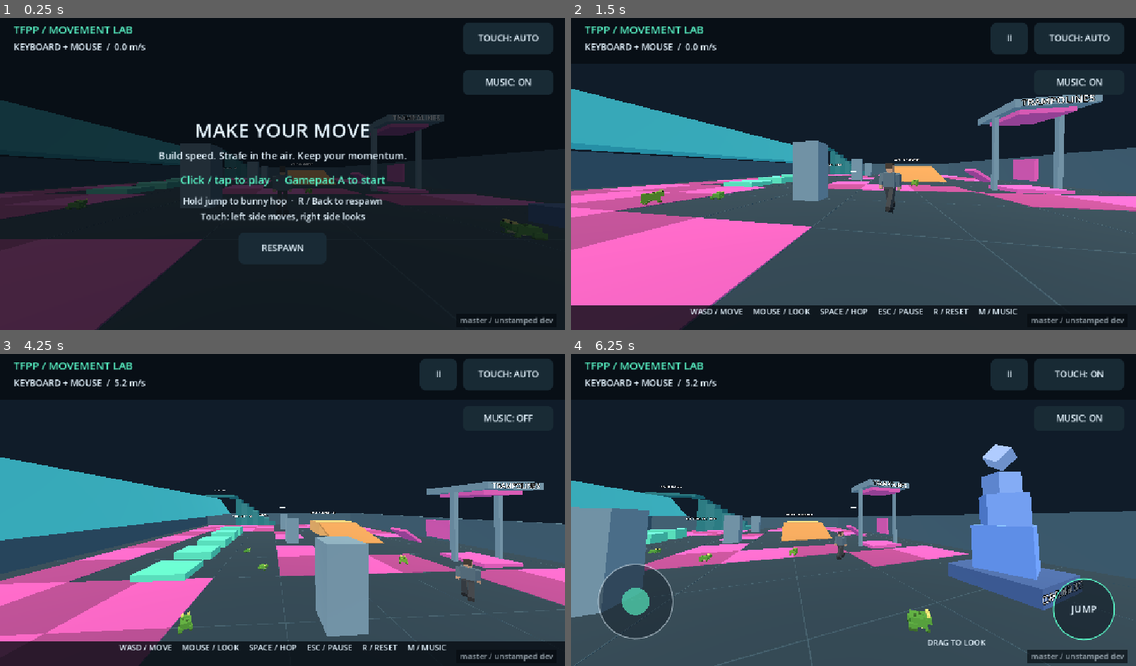
Above: before the commit, frames 1-4 (two rows, left to right).
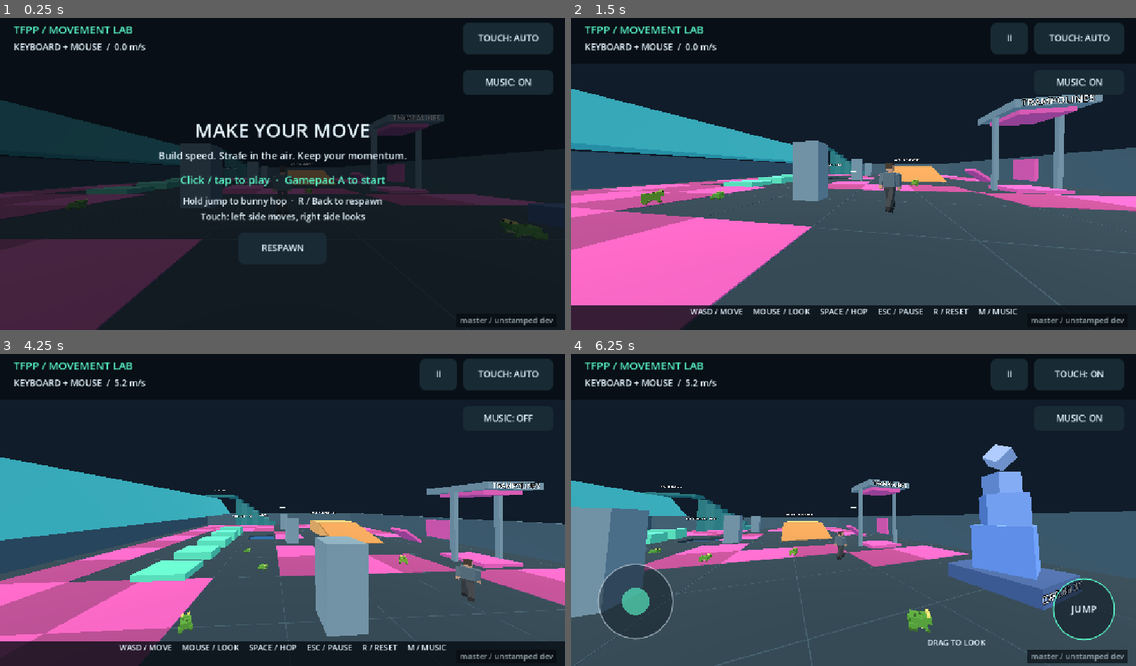
Above: after the commit, the same moments.

Repository: jefuhr/game
Game: Godot game, scene res://scenes/main.tscn
The game is run twice, just before and just after one commit, with the same random seed, the same clock (stepped at 60 frames per second) and the same inputs.
Inputs (mouse positions are in pixels of both pictures, inside the frame that each line leads up to):
- Up to frame 1 (0.25 s): no input
- Up to frame 2 (1.5 s): tap Enter at 0.5 s; move the mouse to (825, 236) at 0.52 s; hold W (move_forward) 0.53-1.25 s; hold Space (jump) 0.53-1.25 s; click (825, 236) at 0.67 s; drag from (1023, 217) to (825, 236) at 1.27 s
- Up to frame 3 (4.25 s): move the mouse to (237, 503) at 2.02 s; hold W (move_forward) 2.03-2.78 s; hold Space (jump) 2.03-2.78 s; tap R at 2.1 s; move the mouse to (288, 506) at 2.77 s; hold A (move_left) 2.78-3.53 s; tap M at 2.85 s; click (288, 506) at 2.92 s; tap Space (jump) at 3.02, 3.05, 3.32 s; move the mouse to (259, 500) at 3.52 s; hold W (move_forward) from 3.53 s (still down); hold Space (jump) from 3.53 s (still down)
- Up to frame 4 (6.25 s): move the mouse to (881, 506) at 4.27 s; release Space (jump) at 4.28 s; tap T at 4.35 s; tap Space (jump) at 4.52, 4.55, 4.82, 6.02, 6.05 s; move the mouse to (740, 522) at 5.02 s; hold Space (jump) 5.03-5.78 s; tap R at 5.1 s; click (740, 522) at 5.17 s; move the mouse to (864, 500) at 5.77 s; release W (move_forward) at 5.78 s; hold D (move_right) from 5.78 s (still down); tap M at 5.85 s

The runs differ from the first frame. In frame 2, 0.1% of the frame differs, in the area x 1-100%, y 24-92%; in frame 3, less than 0.1%; in frame 4, less than 0.1%.

Commit message:
I added a square hole of water to the floor, in `scripts/arena.gd`. I haven't run the game, so it's untested.

Diff:
--- a/scripts/arena.gd
+++ b/scripts/arena.gd
@@ -47,11 +47,19 @@
 const SURF_STEP_COUNT := 7
 const SURF_STEP_WIDTH := 1.4
 
+## Water hole: a square gap in the floor, centered in a free grid cell so no
+## grid lines cross it. Shallower than a jump (1.2 m) so players can climb out.
+const WATER_HOLE_CENTER := Vector2(-4.0, -8.0)
+const WATER_HOLE_SIZE := 3.6
+const WATER_HOLE_DEPTH := 1.0
+const WATER_LEVEL := -0.3
+const WATER_COLOR := Color(0.2, 0.55, 0.9, 0.6)
+
 var _sculpture_gem: Node3D
 
 
 func _ready() -> void:
-	_box("Floor", Vector3(0, -0.5, 0), Vector3(40, 1, 56), Color("283e4b"))
+	_build_floor_with_water_hole()
 	_box("BackWall", Vector3(0, 1.5, -28), Vector3(40, 3, 0.5), Color("416071"))
 	_box("LeftWall", Vector3(-20, 1.5, 0), Vector3(0.5, 3, 56), Color("416071"))
 	_box("RightWall", Vector3(20, 1.5, 0), Vector3(0.5, 3, 56), Color("416071"))
@@ -83,6 +91,28 @@
 func _process(delta: float) -> void:
 	if _sculpture_gem:
 		_sculpture_gem.rotate_y(SCULPTURE_SPIN_SPEED * delta)
+
+
+## The 40 x 56 m floor as four slabs framing the water hole. The slabs' 1 m
+## thickness doubles as the hole's walls; a basin box and translucent water fill it.
+func _build_floor_with_water_hole() -> void:
+	var floor_color := Color("283e4b")
+	var half := WATER_HOLE_SIZE * 0.5
+	var x0 := WATER_HOLE_CENTER.x - half
+	var x1 := WATER_HOLE_CENTER.x + half
+	var z0 := WATER_HOLE_CENTER.y - half
+	var z1 := WATER_HOLE_CENTER.y + half
+	_box("FloorBack", Vector3(0, -0.5, (-28.0 + z0) * 0.5), Vector3(40, 1, z0 + 28.0), floor_color)
+	_box("FloorFront", Vector3(0, -0.5, (z1 + 28.0) * 0.5), Vector3(40, 1, 28.0 - z1), floor_color)
+	_box("FloorLeft", Vector3((-20.0 + x0) * 0.5, -0.5, WATER_HOLE_CENTER.y), Vector3(x0 + 20.0, 1, WATER_HOLE_SIZE), floor_color)
+	_box("FloorRight", Vector3((x1 + 20.0) * 0.5, -0.5, WATER_HOLE_CENTER.y), Vector3(20.0 - x1, 1, WATER_HOLE_SIZE), floor_color)
+	var bottom := -WATER_HOLE_DEPTH
+	_box("WaterHoleBasin", Vector3(WATER_HOLE_CENTER.x, bottom - 0.25, WATER_HOLE_CENTER.y), Vector3(WATER_HOLE_SIZE, 0.5, WATER_HOLE_SIZE), floor_color.darkened(0.4))
+	var water := _box("Water", Vector3(WATER_HOLE_CENTER.x, (bottom + WATER_LEVEL) * 0.5, WATER_HOLE_CENTER.y), Vector3(WATER_HOLE_SIZE, WATER_LEVEL - bottom, WATER_HOLE_SIZE), WATER_COLOR, false)
+	var material: StandardMaterial3D = (water.get_child(0) as MeshInstance3D).mesh.material
+	material.transparency = BaseMaterial3D.TRANSPARENCY_ALPHA
+	material.roughness = 0.1
+	material.metallic_specular = 0.8
 
 
 ## Flush trampoline tiles covering 40% of the floor. One static body (in the
